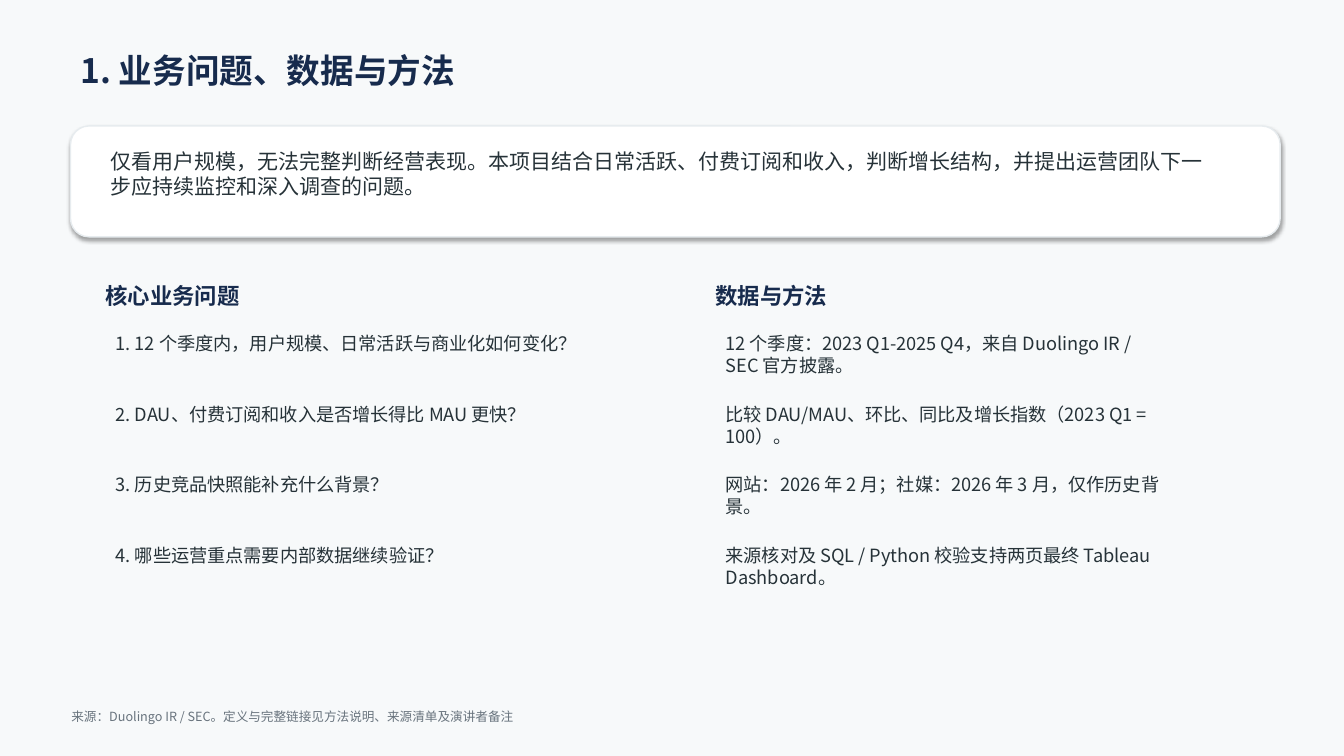
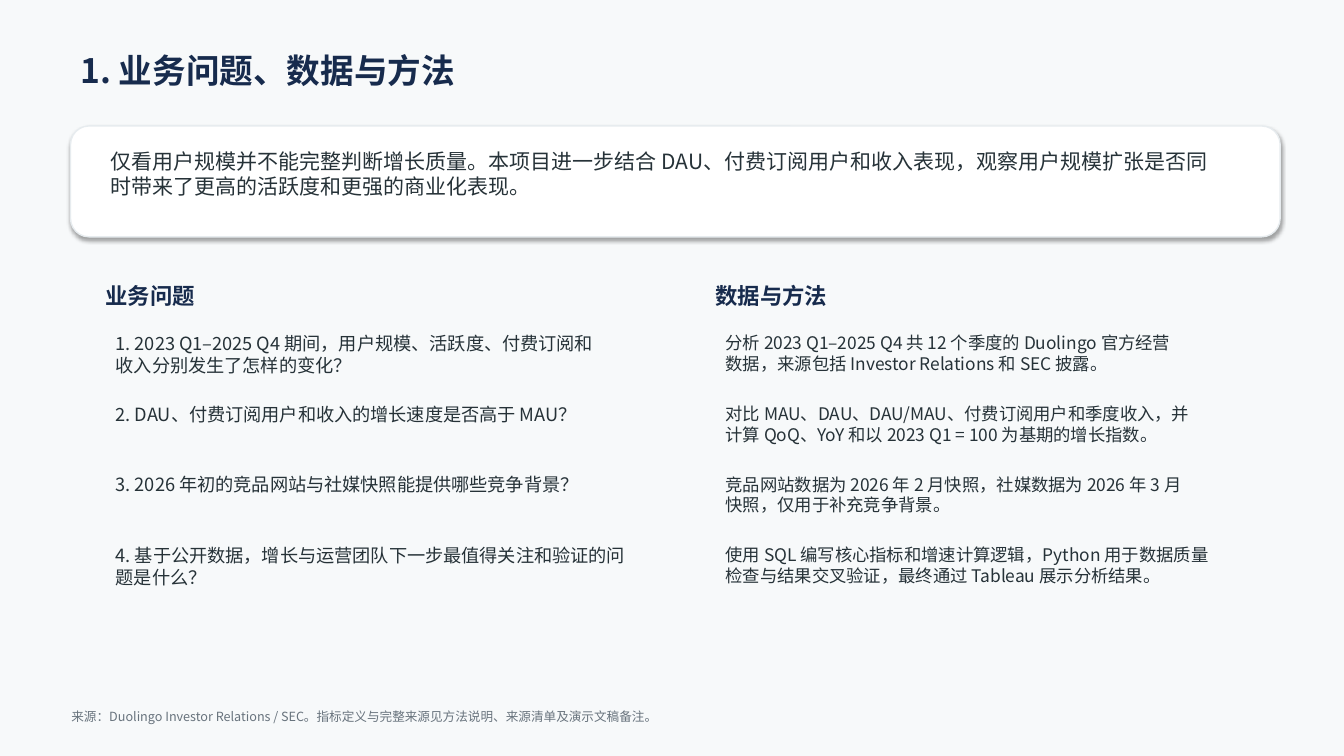
Before and after one commit to Ivyy-LEE/duolingo-growth-case-study, a slide deck: slide 2 of case_study/Duolingo_Growth_Operations_Case_Study_CN.pptx. Drawn at 1344x756 pixels with LibreOffice and Linux fonts; fonts in the diff are those of the drawing. Boxes give left, top, right and bottom in pixels: in the first picture for what was removed or moved away, otherwise in the second. Text is boxed around its words. In the diff, an @@ line names an element or a change of style, - is before the commit and + after.

```diff
--- a/case_study/Duolingo_Growth_Operations_Case_Study_CN.pptx
+++ b/case_study/Duolingo_Growth_Operations_Case_Study_CN.pptx
@@ text at [111,151,1207,196]: text changed @@
-仅看用户规模，无法完整判断经营表现。本项目结合日常活跃、付费订阅和收入，判断增长结构，并提出运营团队下一
-步应持续监控和深入调查的问题。
+仅看用户规模并不能完整判断增长质量。本项目进一步结合 DAU、付费订阅用户和收入表现，观察用户规模扩张是否同
+时带来了更高的活跃度和更强的商业化表现。
@@ text at [106,285,195,306]: text changed @@
-核心业务问题
+业务问题
@@ text at [116,334,593,374]: text changed @@
-1. 12 个季度内，用户规模、日常活跃与商业化如何变化？
+1. 2023 Q1–2025 Q4 期间，用户规模、活跃度、付费订阅和
+收入分别发生了怎样的变化？
@@ text at [726,334,1170,372]: text changed; size 13 to 12.4 pt @@
-12 个季度：2023 Q1-2025 Q4，来自 Duolingo IR /
-SEC 官方披露。
+分析 2023 Q1–2025 Q4 共 12 个季度的 Duolingo 官方经营
+数据，来源包括 Investor Relations 和 SEC 披露。
@@ text at [116,405,577,423]: text changed @@
-2. DAU、付费订阅和收入是否增长得比 MAU 更快？
+2. DAU、付费订阅用户和收入的增长速度是否高于 MAU？
@@ text at [726,405,1189,444]: text changed; size 13 to 12.4 pt @@
-比较 DAU/MAU、环比、同比及增长指数（2023 Q1 =
-100）。
+对比 MAU、DAU、DAU/MAU、付费订阅用户和季度收入，并
+计算 QoQ、YoY 和以 2023 Q1 = 100 为基期的增长指数。
@@ text at [116,475,578,493]: text changed @@
-3. 历史竞品快照能补充什么背景？
+3. 2026 年初的竞品网站与社媒快照能提供哪些竞争背景？
@@ text at [726,476,1181,513]: text changed; size 13 to 12.4 pt @@
-网站：2026 年 2 月；社媒：2026 年 3 月，仅作历史背
-景。
+竞品网站数据为 2026 年 2 月快照，社媒数据为 2026 年 3 月
+快照，仅用于补充竞争背景。
@@ text at [116,546,625,586]: text changed @@
-4. 哪些运营重点需要内部数据继续验证？
+4. 基于公开数据，增长与运营团队下一步最值得关注和验证的问
+题是什么？
@@ text at [726,546,1209,584]: text changed; size 13 to 12.4 pt @@
-来源核对及 SQL / Python 校验支持两页最终 Tableau
-Dashboard。
+使用 SQL 编写核心指标和增速计算逻辑，Python 用于数据质量
+检查与结果交叉验证，最终通过 Tableau 展示分析结果。
@@ text at [71,710,657,724]: text changed @@
-来源：Duolingo IR / SEC。定义与完整链接见方法说明、来源清单及演讲者备注
+来源：Duolingo Investor Relations / SEC。指标定义与完整来源见方法说明、来源清单及演示文稿备注。
```
Also in this commit, not shown: 4 other slides changed, 13 other files.
